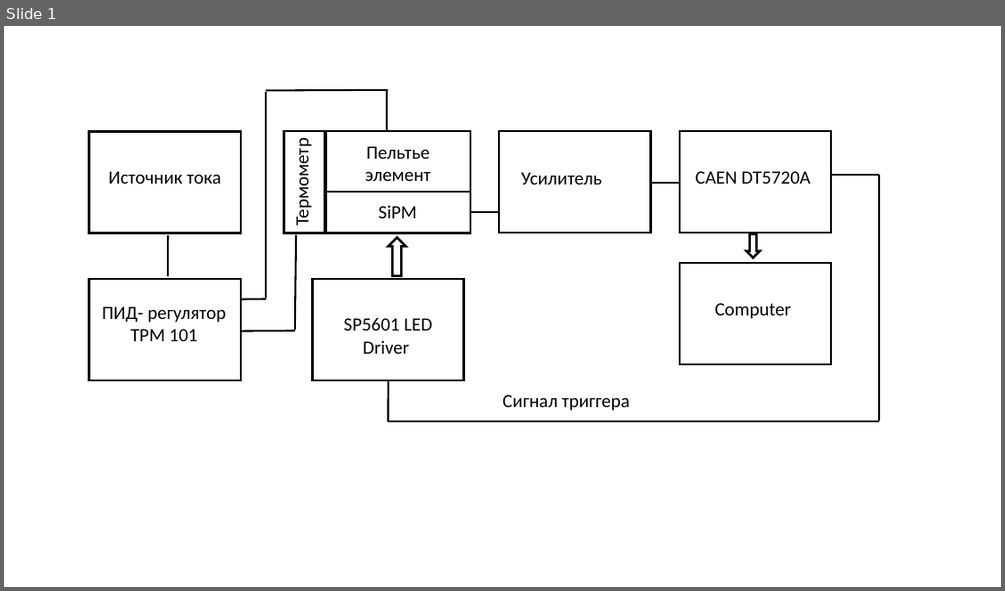
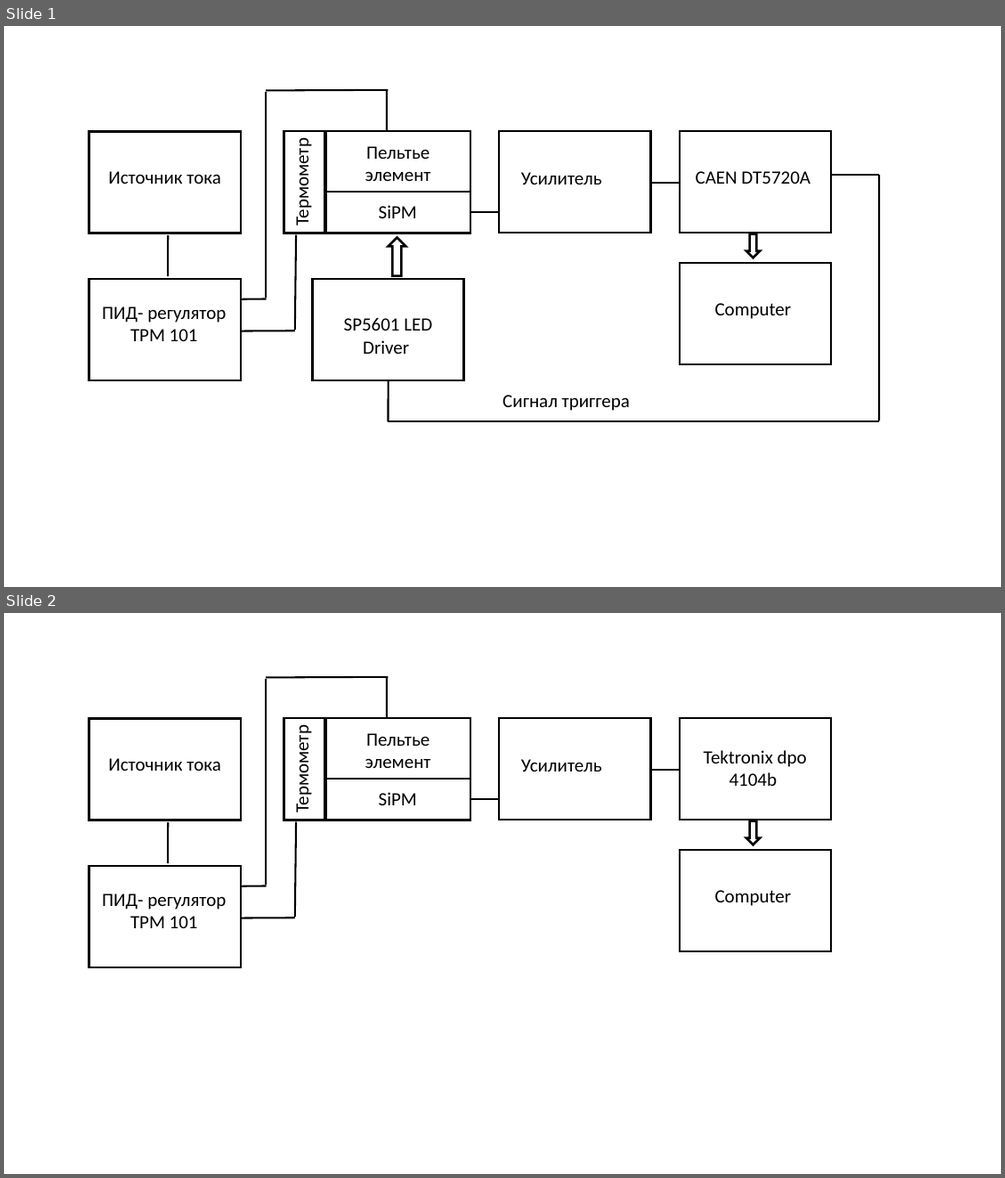
Before and after one commit to Vlad-ole/PhD, a slide deck: paper_1/pictures/install_V_bd.pptx. Shown one above the other, each under a label of ours: slide 1 before the commit, slides 1 and 2 after it. The pictures are 1005x591 and 1005x1178 pixels, drawn with LibreOffice and Linux fonts; fonts in the diff are those of the drawing. Boxes give left, top, right and bottom in pixels: in the first picture for what was removed or moved away, otherwise in the second. Text is boxed around its words. In the diff, an @@ line names an element or a change of style, - is before the commit and + after.

```diff
--- a/paper_1/pictures/install_V_bd.pptx
+++ b/paper_1/pictures/install_V_bd.pptx
@@ slide 2 added at [4,613,1001,1174], background #FFFFFF @@
@@ line added from (266, 679) to (266, 884), #000000 1.75 pt @@
@@ line added from (388, 676) to (266, 677), #000000 1.75 pt @@
@@ line added from (387, 676) to (387, 718), #000000 1.75 pt @@
@@ rectangle added at [89,718,241,820], outline #000000 2 pt @@
@@ rectangle added at [284,718,325,819], outline #000000 2 pt @@
@@ rectangle added at [325,718,470,779], outline #000000 2 pt @@
@@ rectangle added at [499,718,651,820], outline #000000 2 pt @@
@@ rectangle added at [680,718,831,820], outline #000000 2 pt @@
@@ text added at [291,735,314,811], 18 pt, text #000000 @@
+Термометр
@@ text added at [365,733,431,768], 18 pt, text #000000 @@
+Пельтье элемент
@@ text added at [108,758,220,771], 18 pt, text #000000 @@
+Источник тока
@@ text added at [521,759,602,771], 18 pt, text #000000 @@
+Усилитель
@@ line added from (651, 770) to (680, 770), #000000 1.75 pt @@
@@ text added at [704,750,807,786], 18 pt, text #000000 @@
+Tektronix dpo 4104b
@@ rectangle added at [325,779,470,820], outline #000000 2 pt @@
@@ text added at [379,792,417,805], 18 pt, text #000000 @@
+SiPM
@@ line added from (470, 799) to (499, 799), #000000 1.75 pt @@
@@ line added from (168, 822) to (168, 863), #000000 1.75 pt @@
@@ line added from (297, 821) to (295, 916), #000000 1.75 pt @@
@@ right arrow added at [746,821,760,844], outline #000000 2.25 pt @@
@@ rectangle added at [680,850,831,952], outline #000000 2 pt @@
@@ rectangle added at [89,866,241,967], outline #000000 2 pt @@
@@ text added at [102,893,226,928], 18 pt, text #000000 @@
+ПИД- регулятор
+ТРМ 101
@@ line added from (267, 886) to (241, 886), #000000 1.75 pt @@
@@ text added at [715,890,792,906], 18 pt, text #000000 @@
+Computer
@@ line added from (295, 917) to (241, 918), #000000 1.75 pt @@
```
Also in this commit, not shown: 18 other files.
